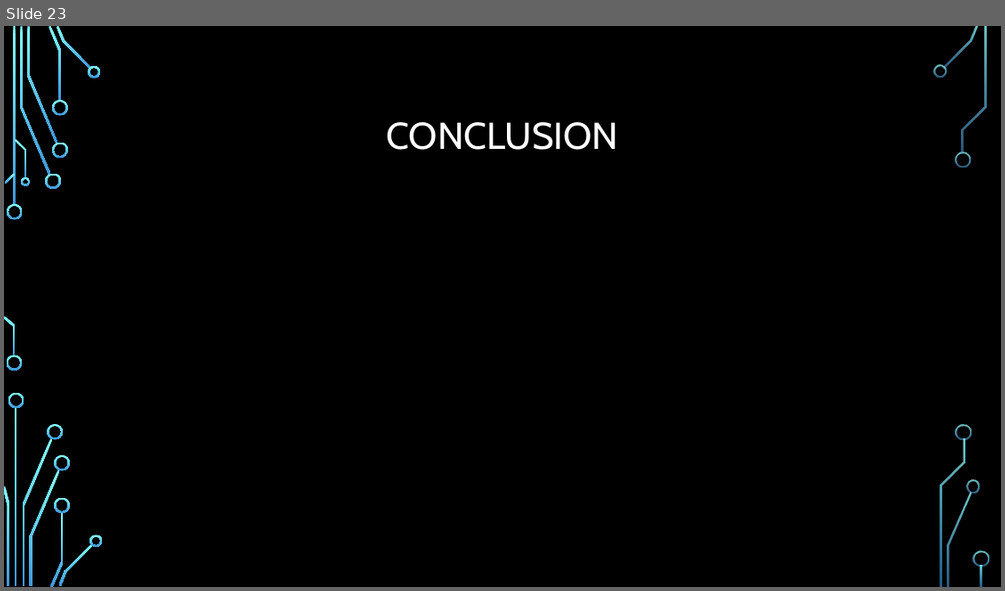
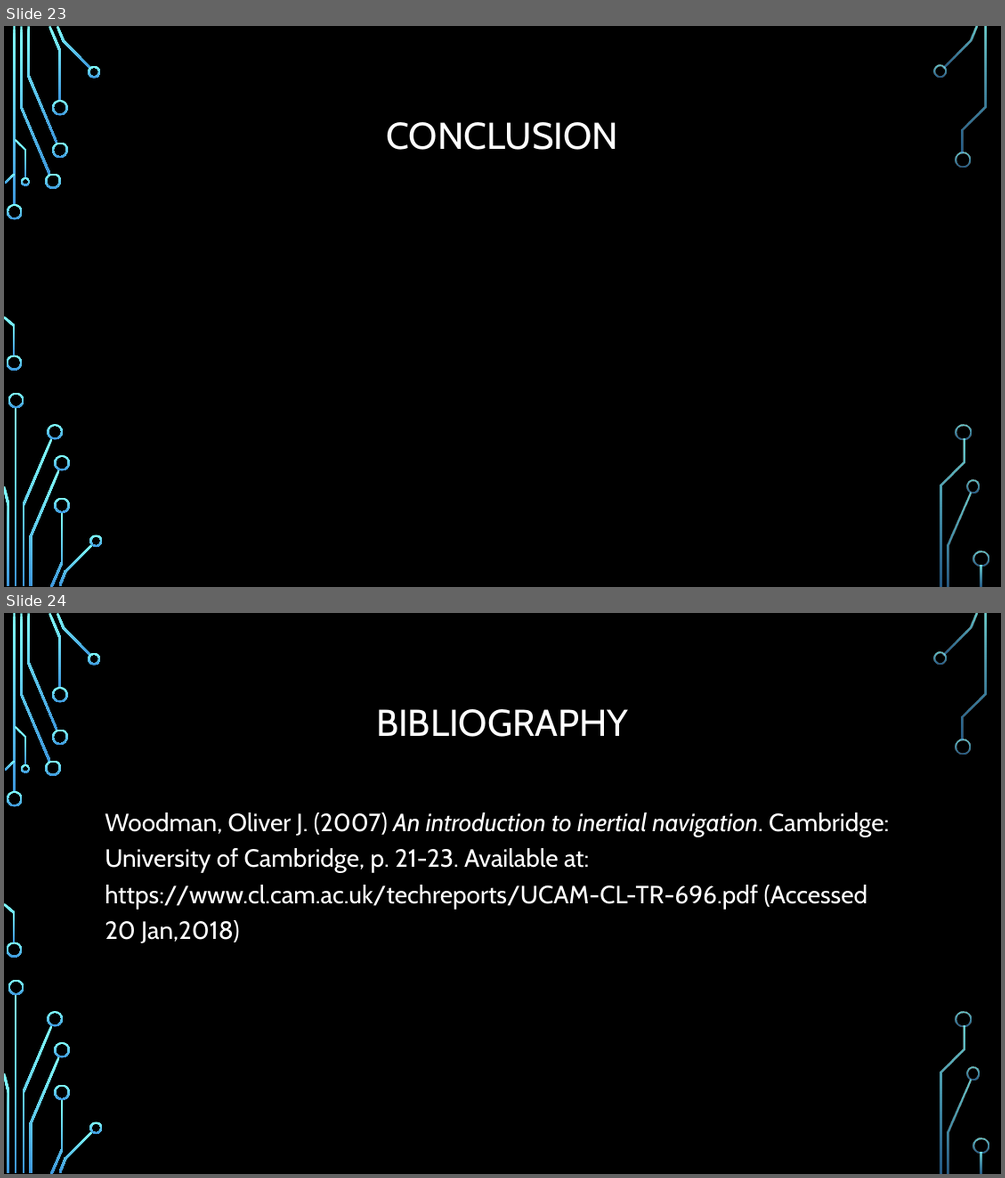
Before and after one commit to TechDevTom/HEMAUnityScripts, a slide deck: Documentation/Presentation.pptx. Shown one above the other, each under a label of ours: slide 23 before the commit, slides 23 and 24 after it. The pictures are 1005x591 and 1005x1178 pixels, drawn with LibreOffice and Linux fonts; fonts in the diff are those of the drawing; background and template pictures are left out. Boxes give left, top, right and bottom in pixels: in the first picture for what was removed or moved away, otherwise in the second. Text is boxed around its words. In the diff, an @@ line names an element or a change of style, - is before the commit and + after.

```diff
--- a/Documentation/Presentation.pptx
+++ b/Documentation/Presentation.pptx
@@ slide 24 added at <box>4,613,1001,1174</box>, background picture (left out); not listed: 36 template elements that a slide beside it also shows @@
@@ title added at <box>376,709,628,737</box>, 36 pt, text #FFFFFF @@
+BIBLIOGRAPHY
@@ text added at <box>105,812,889,943</box>, 24 pt, text #FFFFFF @@
+Woodman, Oliver J. (2007) An introduction to inertial navigation. Cambridge: University of Cambridge, p. 21-23. Available at: https://www.cl.cam.ac.uk/techreports/UCAM-CL-TR-696.pdf (Accessed 20 Jan,2018)
```
Also in this commit, not shown: 1 slide changed.
